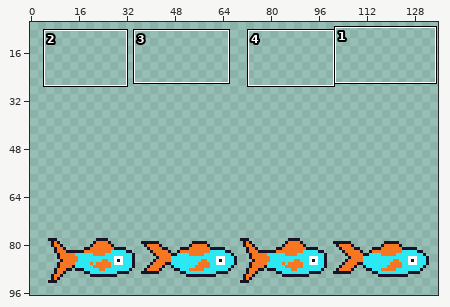
Two versions of one sprite sheet, assets/sprites/fish_01.png. The picture above shows the old version from afar; the outline marks the close-up.
Close-up. Earlier state:
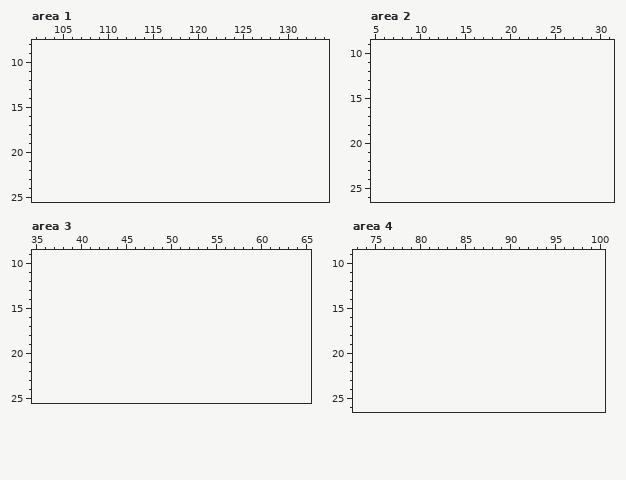
The file is 128x32 pixels. Shown: area 1: x 102..134, y 8..25; area 2: x 5..31, y 9..26; area 3: x 35..65, y 9..25; area 4: x 73..100, y 9..26. The old version is drawn lined up with the new one, on the new canvas. The wide view leaves out empty margins. The commit also changed other parts of the picture, which this record leaves out.
After the commit:
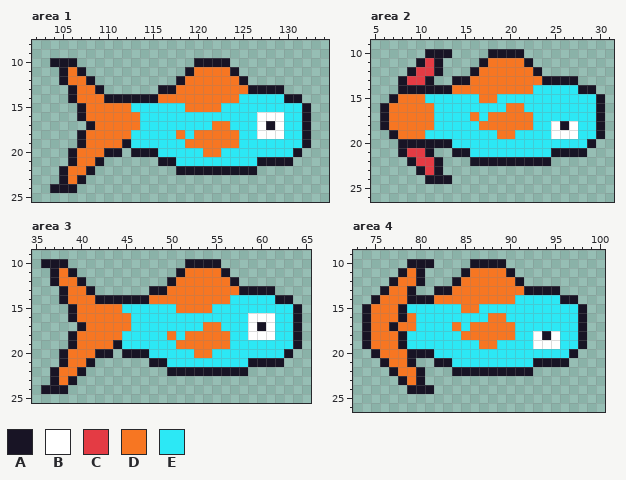
Palette (. is transparent): A #181425  B #ffffff  C #e43b44  D #f77622  E #2ce8f5
The edit:
canvas 128x32 -> 136x102, the old top-left corner now at 5,69
Area 1:
y 10: x 104..106 ... -> AAA; x 120..123 .... -> AAAA
y 11: x 105..107 ... -> ADA; x 119..124 ...... -> ADDDDA
y 12: x 105..108 .... -> ADDA; x 118..125 ........ -> ADDDDDDA
y 13: x 106..109 .... -> ADDA; x 116..129 .............. -> AADDDDDDDDAAAA
y 14: x 106..131 .......................... -> ADDDAAAAAADDDDDDDDDEEEEEAA
y 15: x 107..132 .......................... -> ADDDDDEEEEEEDDDDEEEEEEEEEA
y 16: x 107..132 .......................... -> ADDDDDDEEEEEEEEEEEEEBBBEEA
y 17: x 108..132 ......................... -> ADDDDDEEEEEEEEDDEEEBABEEA
y 18: x 107..132 .......................... -> ADDDDDEEEEEDEDDDDDEEBBBEEA
y 19: x 107..132 .......................... -> ADDDDAEEEEEEDDDDDDEEEEEEEA
y 20: x 106..111 ...... -> ADDDAA; x 113..131 ................... -> AAAEEEEEDDEEEEEEEEA
y 21: x 106..109 .... -> ADDA; x 116..130 ............... -> AAEEEEEEEEEAAAA
y 22: x 105..108 .... -> ADDA; x 118..126 ......... -> AAAAAAAAA
y 23: x 105..107 ... -> ADA
y 24: x 104..106 ... -> AAA
Area 2:
y 10: x 11..13 ... -> AAA; x 18..21 .... -> AAAA
y 11: x 10..12 ... -> ACA; x 17..22 ...... -> ADDDDA
y 12: x 9..12 .... -> ACCA; x 16..23 ........ -> ADDDDDDA
y 13: x 8..11 .... -> ACCA; x 14..27 .............. -> AADDDDDDDDAAAA
y 14: x 8..29 ...................... -> AAAAAADDDDDDDDDEEEEEAA
y 15: x 7..30 ........................ -> ADDDEEEEEEDDEEEEEEEEEEEA
y 16: x 6..30 ......................... -> ADDDDDEEEEEEEEDDEEEEEEEEA
y 17: x 6..30 ......................... -> ADDDDDEEEEDEDDDDDEEEEEEEA
y 18: x 6..30 ......................... -> ADDDDDEEEEEDDDDDDEEBABEEA
y 19: x 7..30 ........................ -> ADDDEEEEEEEEDDEEEEBBBEEA
y 20: x 8..29 ...................... -> AAAAAAEEEEEEEEEEEEEEEA
y 21: x 8..11 .... -> ACCA; x 14..28 ............... -> AAEEEEEEEEEAAAA
y 22: x 9..12 .... -> ACCA; x 16..24 ......... -> AAAAAAAAA
y 23: x 10..12 ... -> ACA
y 24: x 11..13 ... -> AAA
Area 3:
y 10: x 36..38 ... -> AAA; x 52..55 .... -> AAAA
y 11: x 37..39 ... -> ADA; x 51..56 ...... -> ADDDDA
y 12: x 37..40 .... -> ADDA; x 50..57 ........ -> ADDDDDDA
y 13: x 38..41 .... -> ADDA; x 48..61 .............. -> AADDDDDDDDAAAA
y 14: x 38..63 .......................... -> ADDDAAAAAADDDDDDDDDEEEEEAA
y 15: x 39..64 .......................... -> ADDDDDEEEEEEDDDDEEEEEEEEEA
y 16: x 39..64 .......................... -> ADDDDDDEEEEEEEEEEEEEBBBEEA
y 17: x 40..64 ......................... -> ADDDDDEEEEEEEEDDEEEBABEEA
y 18: x 39..64 .......................... -> ADDDDDEEEEEDEDDDDDEEBBBEEA
y 19: x 39..64 .......................... -> ADDDDAEEEEEEDDDDDDEEEEEEEA
y 20: x 38..43 ...... -> ADDDAA; x 45..63 ................... -> AAAEEEEEDDEEEEEEEEA
y 21: x 38..41 .... -> ADDA; x 48..62 ............... -> AAEEEEEEEEEAAAA
y 22: x 37..40 .... -> ADDA; x 50..58 ......... -> AAAAAAAAA
y 23: x 37..39 ... -> ADA
y 24: x 36..38 ... -> AAA
Area 4:
y 10: x 79..81 ... -> AAA; x 86..89 .... -> AAAA
y 11: x 78..80 ... -> ADA; x 85..90 ...... -> ADDDDA
y 12: x 77..80 .... -> ADDA; x 84..91 ........ -> ADDDDDDA
y 13: x 76..79 .... -> ADDA; x 82..95 .............. -> AADDDDDDDDAAAA
y 14: x 75..97 ....................... -> ADDDAAADDDDDDDDDEEEEEAA
y 15: x 74..98 ......................... -> ADDDAEEEEEEDDEEEEEEEEEEEA
y 16: x 74..98 ......................... -> ADDDADEEEEEEEEDDEEEEEEEEA
y 17: x 74..98 ......................... -> ADDADDEEEEDEDDDDDEEEEEEEA
y 18: x 74..98 ......................... -> ADDDAEEEEEEDDDDDDEEBABEEA
y 19: x 74..98 ......................... -> ADDDAEEEEEEEEDDEEEEBBBEEA
y 20: x 75..97 ....................... -> ADDDAAAEEEEEEEEEEEEEEEA
y 21: x 76..79 .... -> ADDA; x 82..96 ............... -> AAEEEEEEEEEAAAA
y 22: x 77..80 .... -> ADDA; x 84..92 ......... -> AAAAAAAAA
y 23: x 78..80 ... -> ADA
y 24: x 79..81 ... -> AAA
